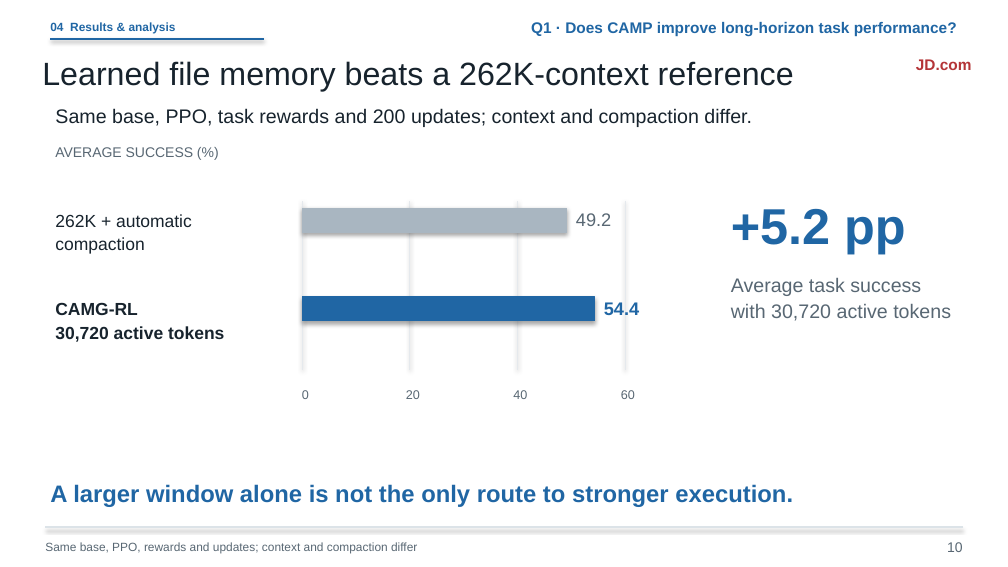
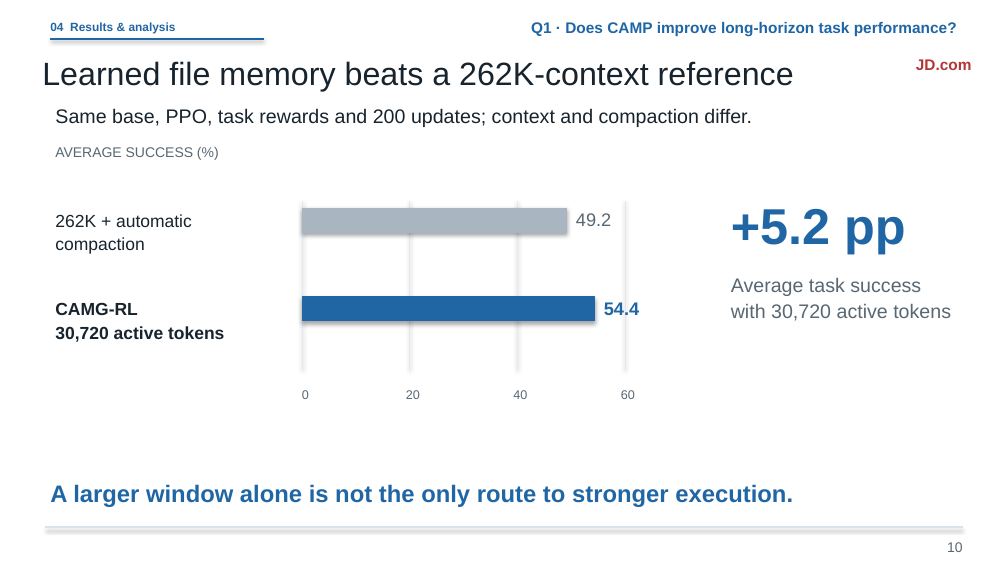
Before and after one commit to liruiluo/agentmemorygym, a slide deck: slide 10 of assets/slides/coding-agent-memory-post-training-slides.pptx. Drawn at 1008x567 pixels with LibreOffice and Linux fonts; fonts in the diff are those of the drawing. Boxes give left, top, right and bottom in pixels: in the first picture for what was removed or moved away, otherwise in the second. Text is boxed around its words. In the diff, an @@ line names an element or a change of style, - is before the commit and + after.

```diff
--- a/assets/slides/coding-agent-memory-post-training-slides.pptx
+++ b/assets/slides/coding-agent-memory-post-training-slides.pptx
@@ text removed at [45, 542, 417, 554] @@
-Same base, PPO, rewards and updates; context and compaction differ
```
Also in this commit, not shown: 7 other slides changed, 9 other files.
